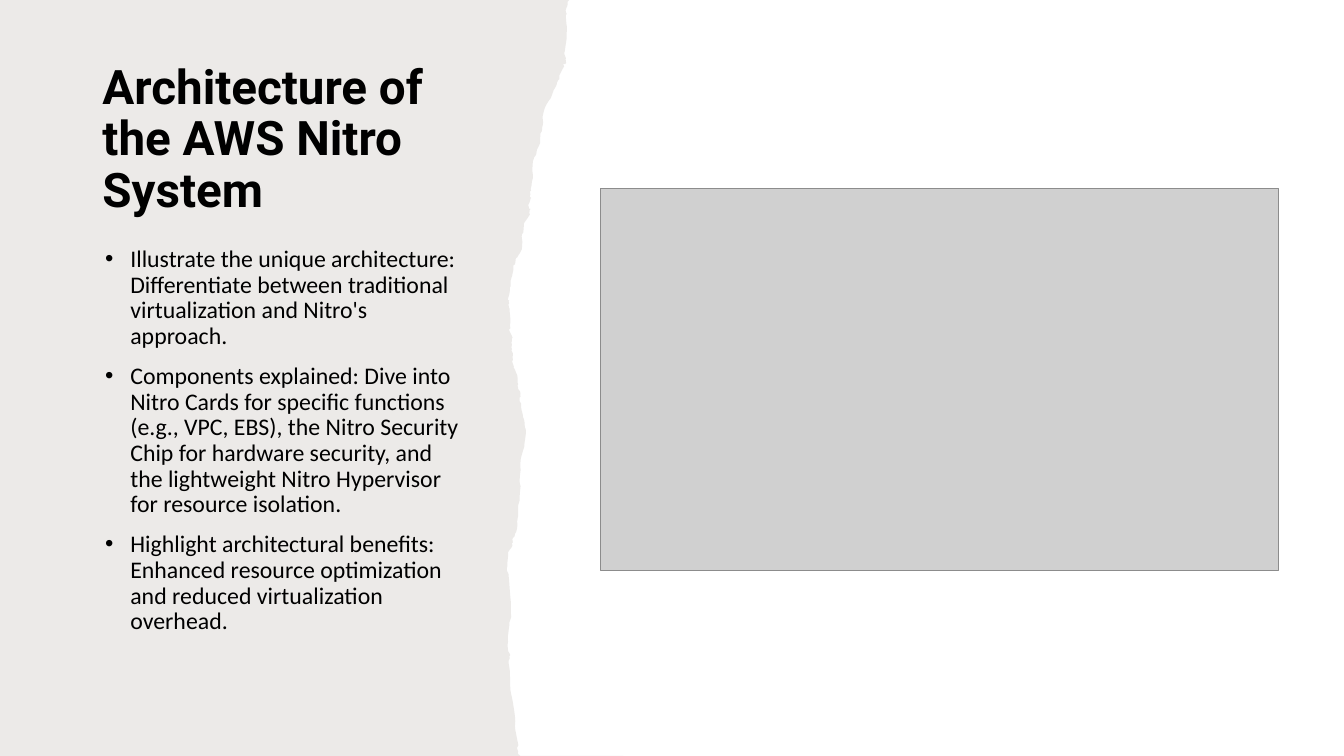
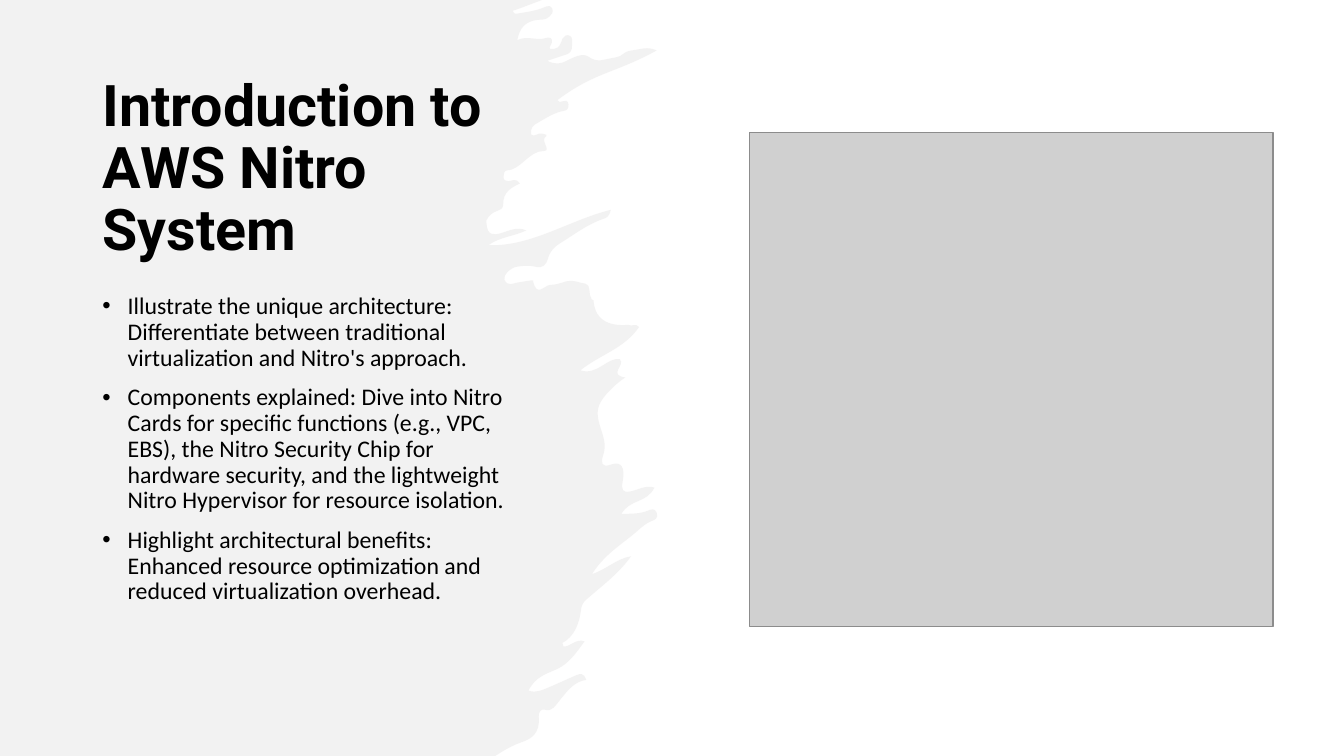
Before and after one commit to IlyaChakun/aws-iba-courses, a slide deck: slide 3 of lecture-materials/Compute/aws_nitro_system/aws_nitro_system.pptx. Drawn at 1344x756 pixels with LibreOffice and Linux fonts; fonts in the diff are those of the drawing; grey boxes stand for pictures. Boxes give left, top, right and bottom in pixels: in the first picture for what was removed or moved away, otherwise in the second. Text is boxed around its words. In the diff, an @@ line names an element or a change of style, - is before the commit and + after.

```diff
--- a/lecture-materials/Compute/aws_nitro_system/aws_nitro_system.pptx
+++ b/lecture-materials/Compute/aws_nitro_system/aws_nitro_system.pptx
@@ freeform shape: place and size @@
-freeform shape at box(0, 0, 623, 756)
+freeform shape at box(0, 0, 657, 756)
@@ freeform shape at box(0, 0, 657, 756): fill #82766A at 15% opacity to #E7E6E6 at 50% opacity @@
@@ title at box(102, 83, 482, 263): text changed; size 34 to 41 pt @@
-Architecture of the AWS Nitro System
+Introduction to AWS Nitro System
@@ picture: place and size @@
-picture at box(601, 189, 1279, 571)
+picture at box(750, 132, 1273, 627)
@@ text "Illustrate the unique architecture: Differentiate ..." rewrapped from box(130, 250, 458, 629) to box(128, 297, 503, 599) @@
```
Also in this commit, not shown: 7 slides added, 4 slides removed, 8 other files.
